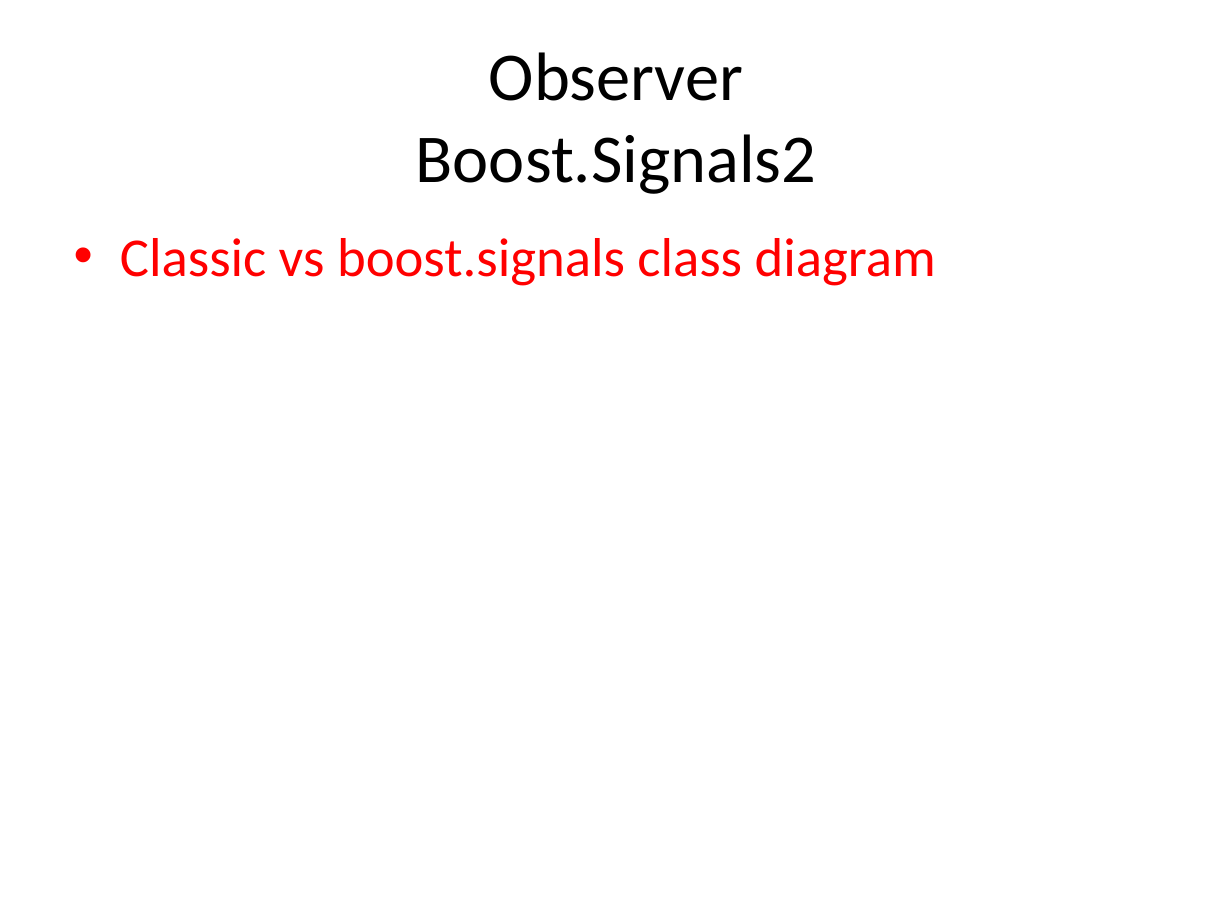
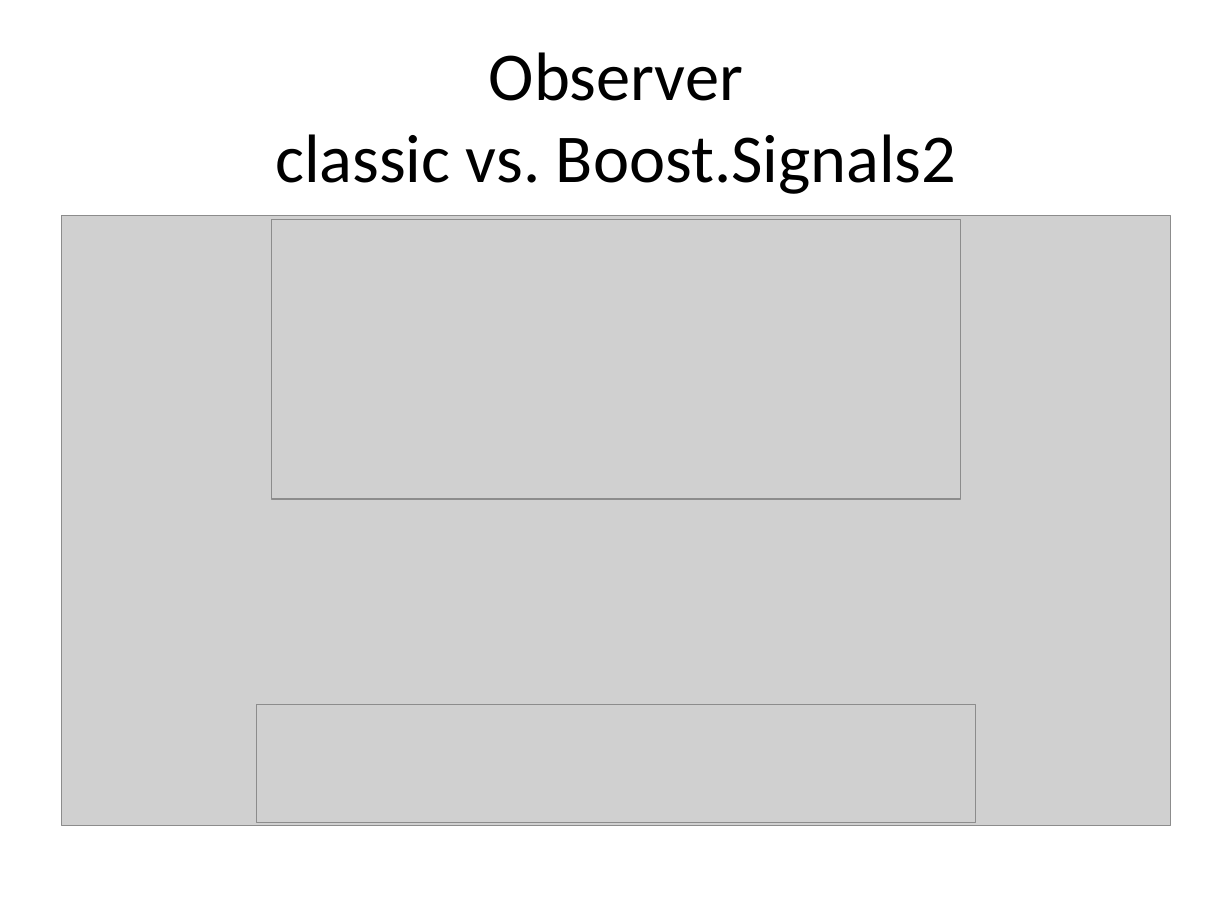
Before and after one commit to kamyu104/GofPatterns, a slide deck: slide 52 of Effective patterns.ppt (slide 48 before the commit). Drawn at 1232x924 pixels with LibreOffice and Linux fonts; fonts in the diff are those of the drawing; grey boxes stand for pictures. Boxes give left, top, right and bottom in pixels: in the first picture for what was removed or moved away, otherwise in the second. Text is boxed around its words. In the diff, an @@ line names an element or a change of style, - is before the commit and + after.

```diff
--- a/Effective patterns.ppt
+++ b/Effective patterns.ppt
@@ title at (x1=275, y1=52, x2=956, y2=194): text changed @@
-Observer
-Boost.Signals2
+Observer
+classic vs. Boost.Signals2
@@ picture added at (x1=62, y1=216, x2=1170, y2=825) @@
@@ text removed at (x1=120, y1=238, x2=936, y2=286) @@
-• Classic vs boost.signals class diagram
@@ picture added at (x1=271, y1=219, x2=960, y2=499) @@
@@ picture added at (x1=256, y1=705, x2=975, y2=823) @@
```
Also in this commit, not shown: 7 other slides changed, 6 slides added, 1 slide removed, 2 other files.
